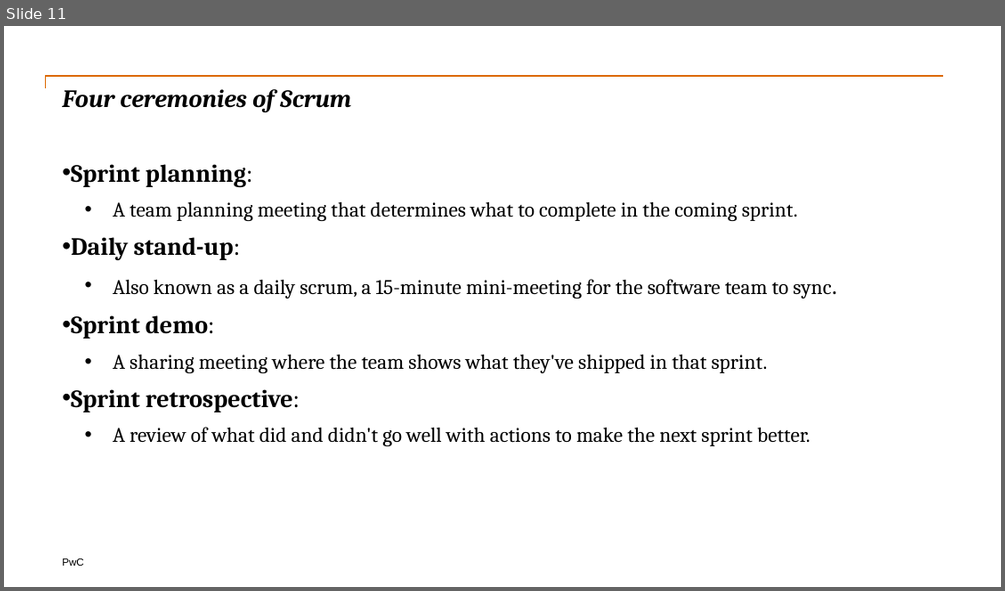
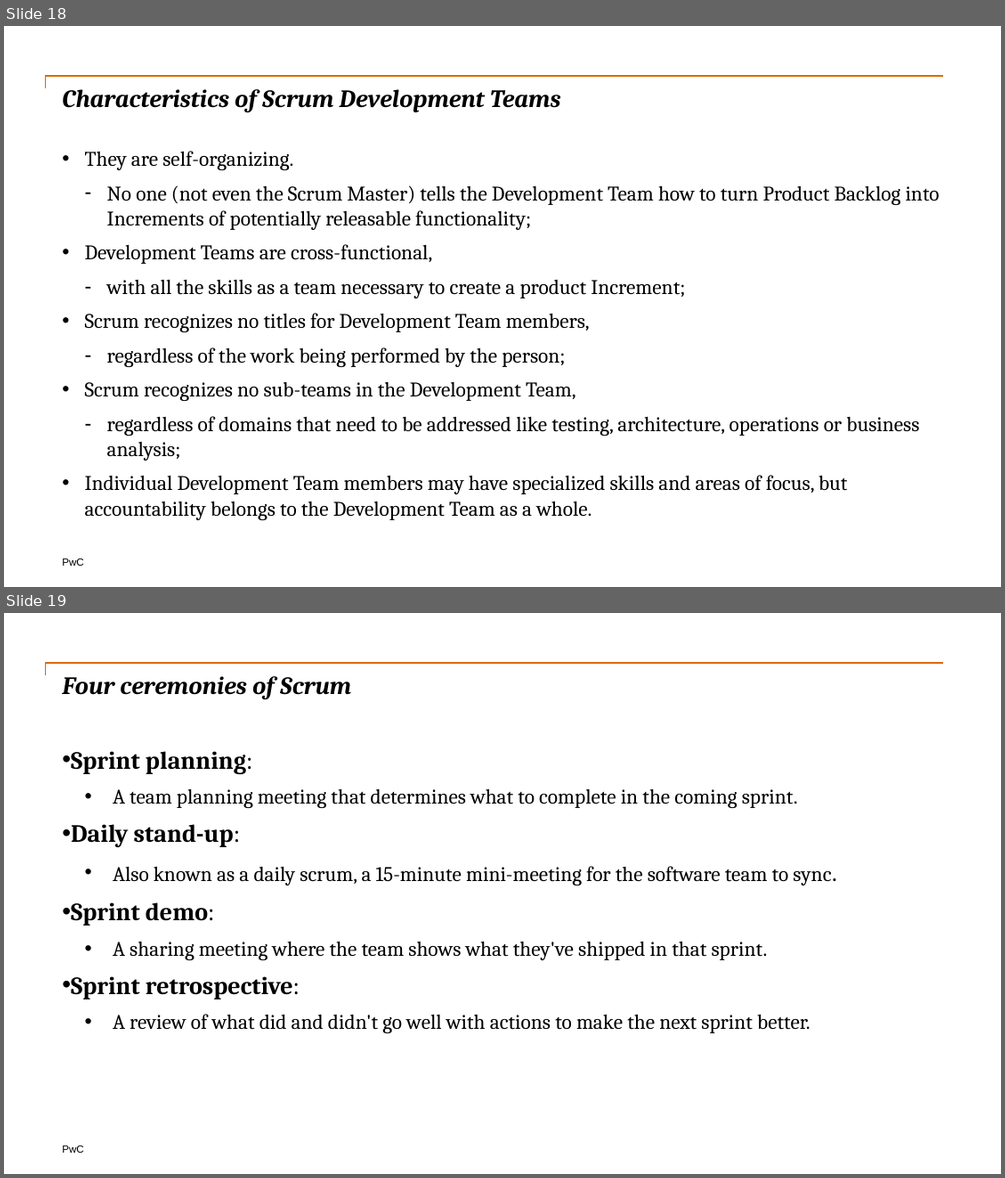
Before and after one commit to nadee158/reference_docs, a slide deck: doc/scrum_introduction.pptx. Shown one above the other, each under a label of ours: slide 11 before the commit, slides 18 and 19 after it. The pictures are 1005x591 and 1005x1178 pixels, drawn with LibreOffice and Linux fonts; fonts in the diff are those of the drawing. Boxes give left, top, right and bottom in pixels: in the first picture for what was removed or moved away, otherwise in the second. Text is boxed around its words. In the diff, an @@ line names an element or a change of style, - is before the commit and + after.

```diff
--- a/doc/scrum_introduction.pptx
+++ b/doc/scrum_introduction.pptx
@@ slide 18 added at box(4, 26, 1001, 587), background #FFFFFF; not listed: 2 template elements that a slide beside it also shows @@
@@ title added at box(62, 89, 561, 112), 24 pt, text #000000, bold, italic @@
+Characteristics of Scrum Development Teams
@@ text added at box(85, 151, 939, 519), 20 pt, text #000000 @@
+  • They are self-organizing.
+    – No one (not even the Scrum Master) tells the Development Team how to turn Product Backlog into Increments of potentially releasable functionality;
+  • Development Teams are cross-functional,
+    – with all the skills as a team necessary to create a product Increment;
+  • Scrum recognizes no titles for Development Team members,
+    – regardless of the work being performed by the person;
+  • Scrum recognizes no sub-teams in the Development Team,
+    – regardless of domains that need to be addressed like testing, architecture, operations or business analysis;
+  • Individual Development Team members may have specialized skills and areas of focus, but accountability belongs to the Development Team as a whole.
@@ what was slide 11 is now slide 19 @@
```
Also in this commit, not shown: 15 slides changed, 14 other slides added, 2 other files.
